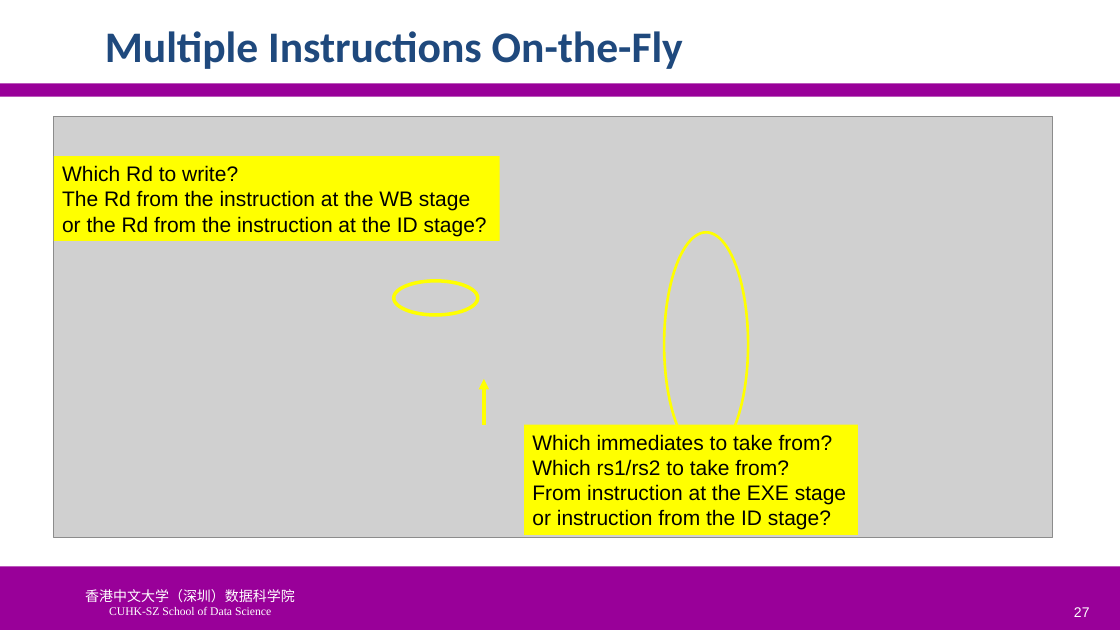
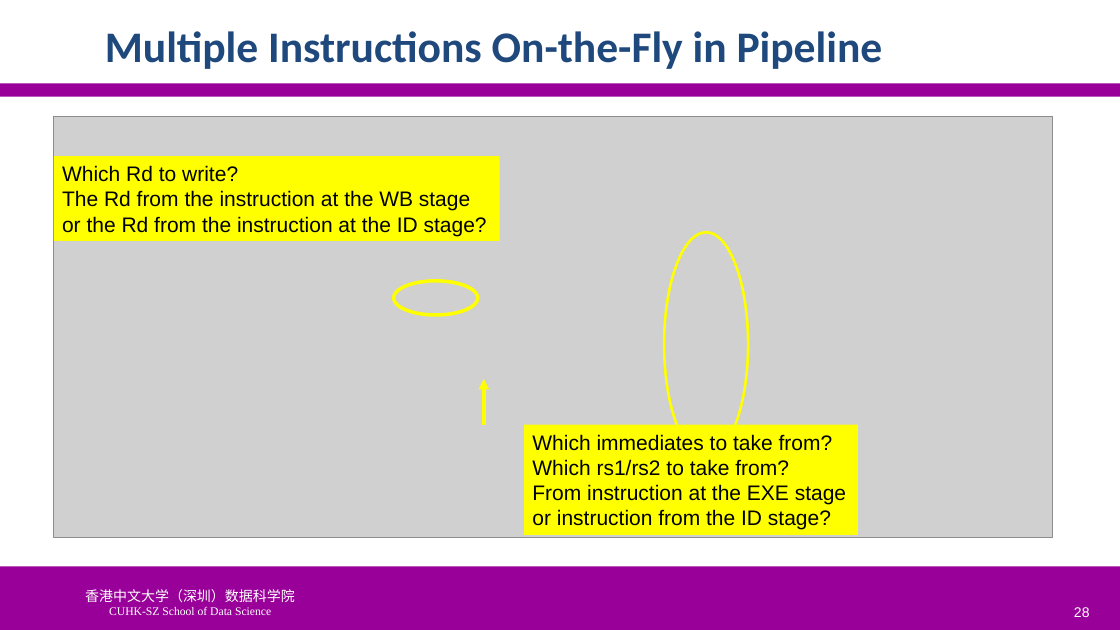
Before and after one commit to SUNCHAOYI923/CMU_CSAPP, a slide deck: slide 28 of slide/CA3060-4-Pipeline.pptx (slide 27 before the commit). Drawn at 1120x630 pixels with LibreOffice and Linux fonts; fonts in the diff are those of the drawing; grey boxes stand for pictures; background and template pictures are left out. Boxes give left, top, right and bottom in pixels: in the first picture for what was removed or moved away, otherwise in the second. Text is boxed around its words. In the diff, an @@ line names an element or a change of style, - is before the commit and + after.

```diff
--- a/slide/CA3060-4-Pipeline.pptx
+++ b/slide/CA3060-4-Pipeline.pptx
@@ title at (x1=105, y1=31, x2=883, y2=69): text changed @@
-Multiple Instructions On-the-Fly
+Multiple Instructions On-the-Fly in Pipeline
@@ page number at (x1=1074, y1=607, x2=1090, y2=617): text changed @@
-27
+28
```
Also in this commit, not shown: 3 slides added, 5 other files.
